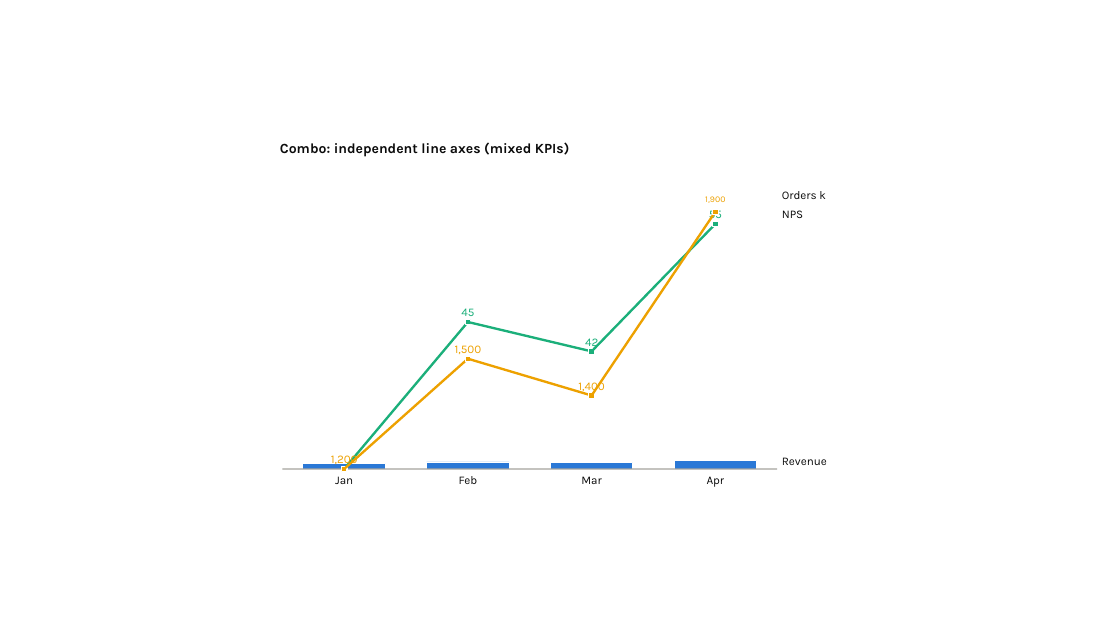
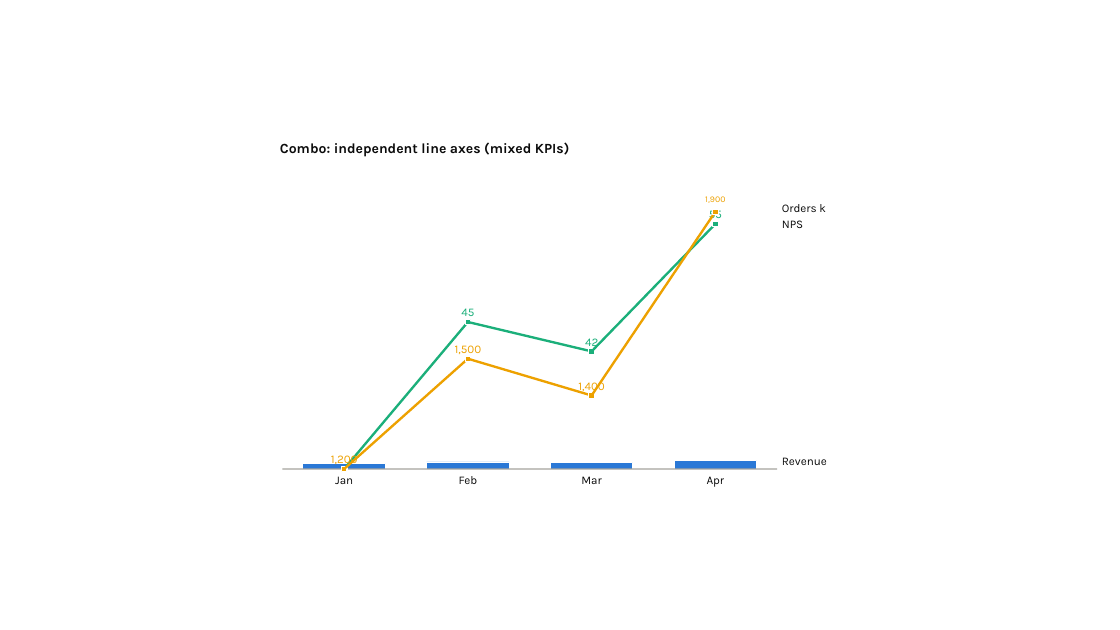
Before and after one commit to dannbleeker/PowerChart, a slide deck: slide 92 of examples/showcase.pptx. Drawn at 1120x630 pixels with LibreOffice and Linux fonts; fonts in the diff are those of the drawing. Boxes give left, top, right and bottom in pixels: in the first picture for what was removed or moved away, otherwise in the second. Text is boxed around its words. In the diff, an @@ line names an element or a change of style, - is before the commit and + after.

```diff
--- a/examples/showcase.pptx
+++ b/examples/showcase.pptx
@@ text "Orders k": place and size @@
-text "Orders k" at box(782, 191, 826, 199)
+text "Orders k" at box(782, 204, 826, 212)
@@ text "NPS": place and size @@
-text "NPS" at box(782, 210, 803, 218)
+text "NPS" at box(782, 220, 803, 228)
```
Also in this commit, not shown: 8 other slides changed, 11 other files.
